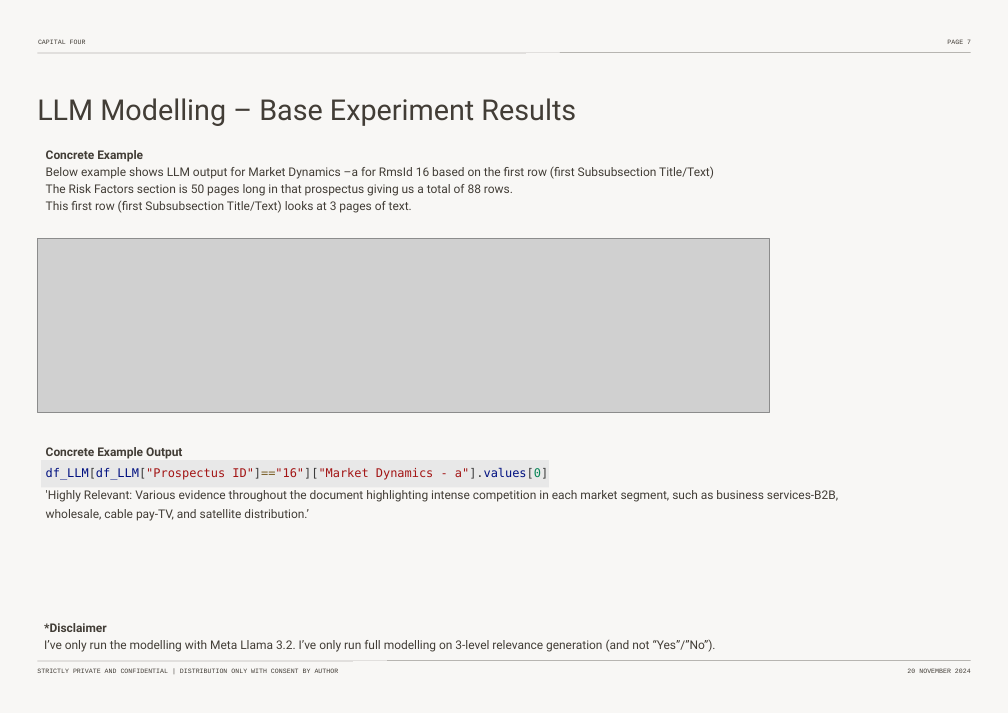
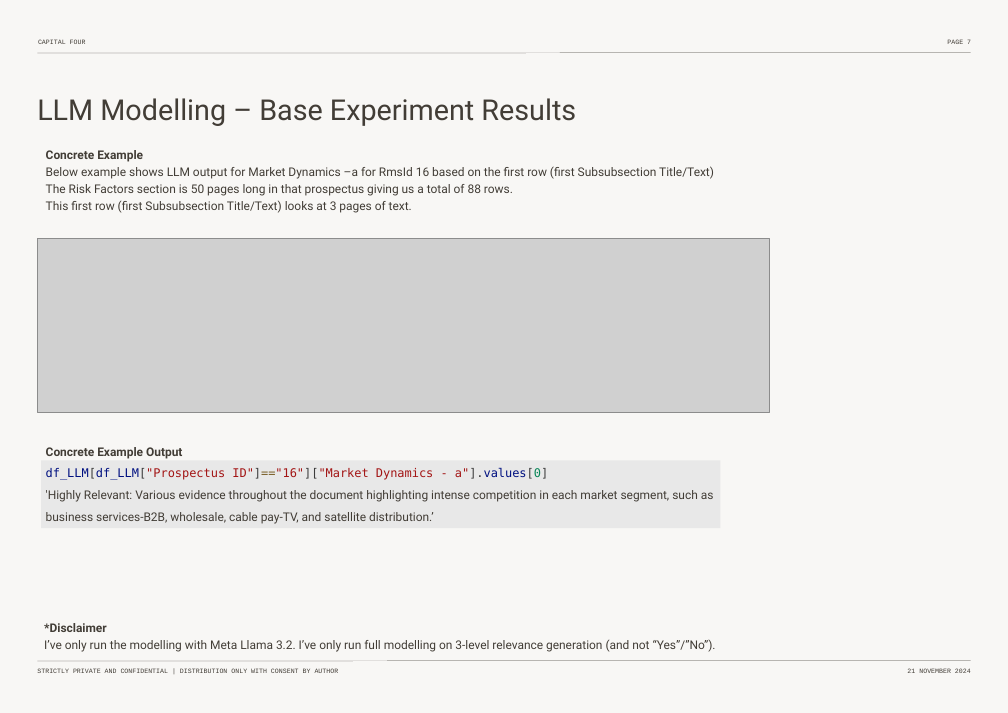
Before and after one commit to pierrehogenhaug/mester, a slide deck: slide 8 of _non_code_env_related/non_code_material/meeting_material/Thesis-Intro-Nov-2024.pptx. Drawn at 1008x713 pixels with LibreOffice and Linux fonts; fonts in the diff are those of the drawing; grey boxes stand for pictures. Boxes give left, top, right and bottom in pixels: in the first picture for what was removed or moved away, otherwise in the second. Text is boxed around its words. In the diff, an @@ line names an element or a change of style, - is before the commit and + after.

```diff
--- a/_non_code_env_related/non_code_material/meeting_material/Thesis-Intro-Nov-2024.pptx
+++ b/_non_code_env_related/non_code_material/meeting_material/Thesis-Intro-Nov-2024.pptx
@@ rectangle: place and size @@
-rectangle at (41, 460, 549, 487)
+rectangle at (41, 460, 721, 529)
@@ text at (46, 490, 714, 524): text changed @@
-'Highly Relevant: Various evidence throughout the document highlighting intense competition in each market segment, such as business services-B2B, wholesale, cable pay-TV, and satellite distribution.’
+'Highly Relevant: Various evidence throughout the document highlighting intense competition in each market segment, such as
+business services-B2B, wholesale, cable pay-TV, and satellite distribution.’
```
Also in this commit, not shown: 9 other slides changed, 1 slide removed.
